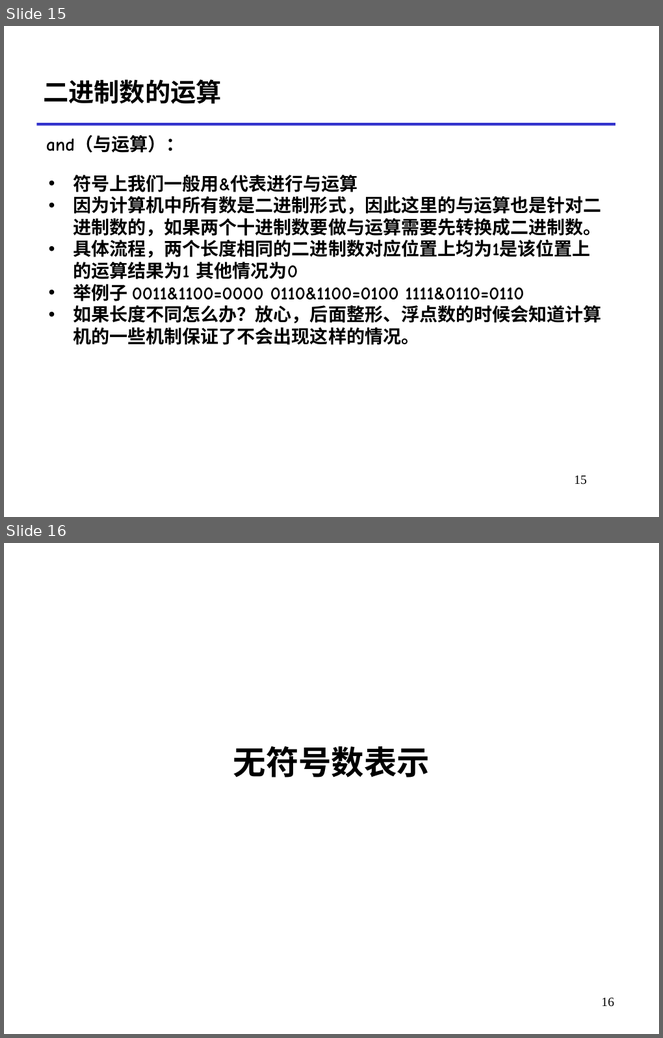
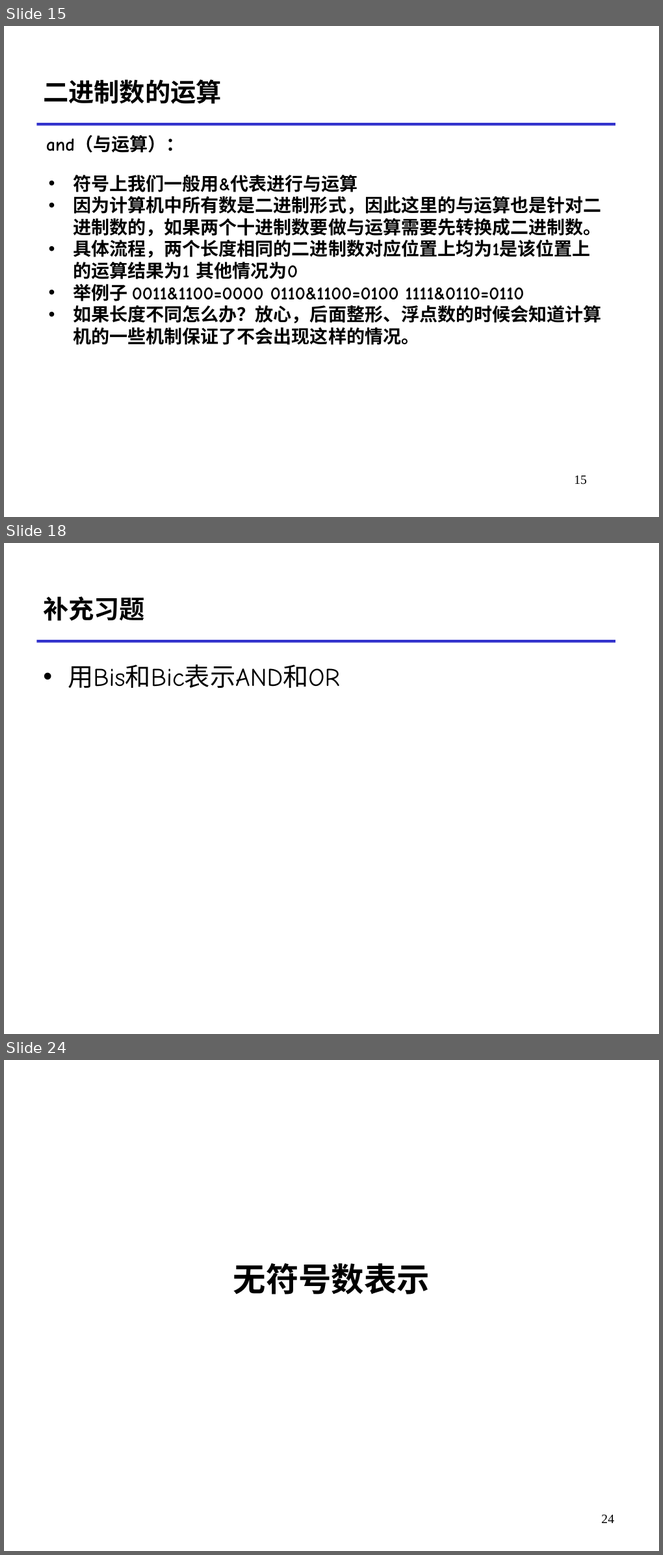
Before and after one commit to RUCICS/ICS1-2024-Preparation, a slide deck: 数的表示MoocDemo.pptx. Shown one above the other, each under a label of ours: slides 15 and 16 before the commit, slides 15, 18 and 24 after it; the slides between them are not shown. The pictures are 663x1038 and 663x1555 pixels, drawn with LibreOffice and Linux fonts; fonts in the diff are those of the drawing. Boxes give left, top, right and bottom in pixels: in the first picture for what was removed or moved away, otherwise in the second. Text is boxed around its words. In the diff, an @@ line names an element or a change of style, - is before the commit and + after.

```diff
--- a/数的表示MoocDemo.pptx
+++ b/数的表示MoocDemo.pptx
@@ slide 18 added at [4,543,659,1034], background #FFFFFF; not listed: 1 template element that a slide beside it also shows @@
@@ title added at [43,596,145,621], 28 pt, text #000000, bold @@
+补充习题
@@ text added at [68,665,340,688], 28 pt, text #000000 @@
+• 用Bis和Bic表示AND和OR
@@ what was slide 16 is now slide 24 @@
@@ page number at [601,1515,614,1523]: text changed @@
-16
+24
```
Also in this commit, not shown: 5 slides changed, 35 other slides added.
